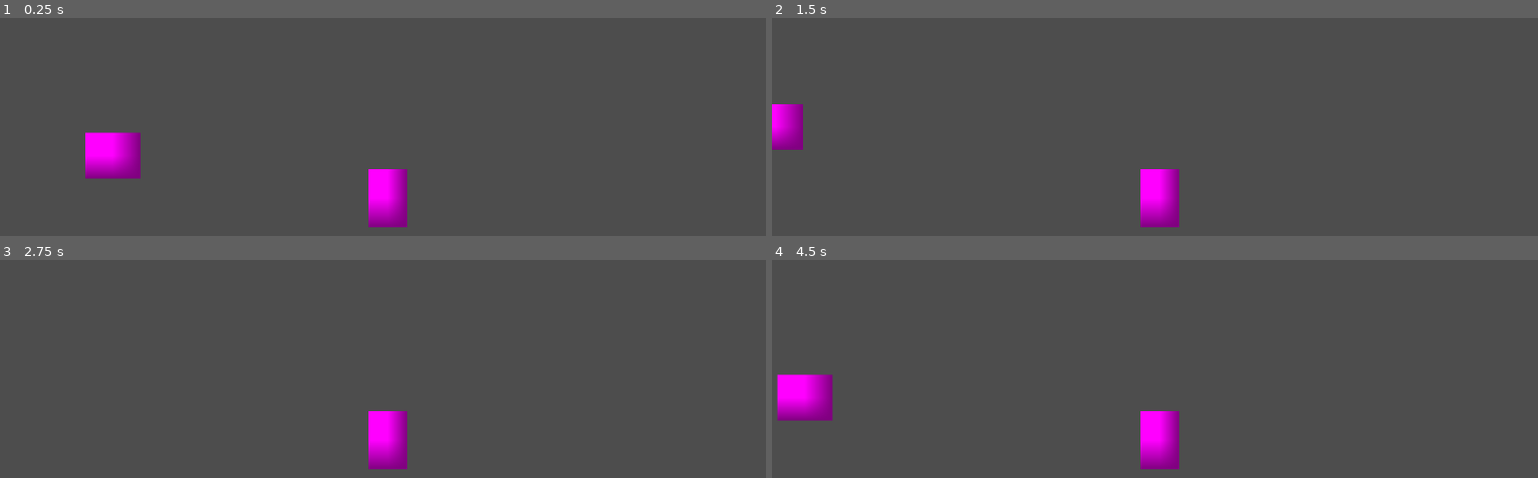
Above: before the commit, frames 1-4 (two rows, left to right).
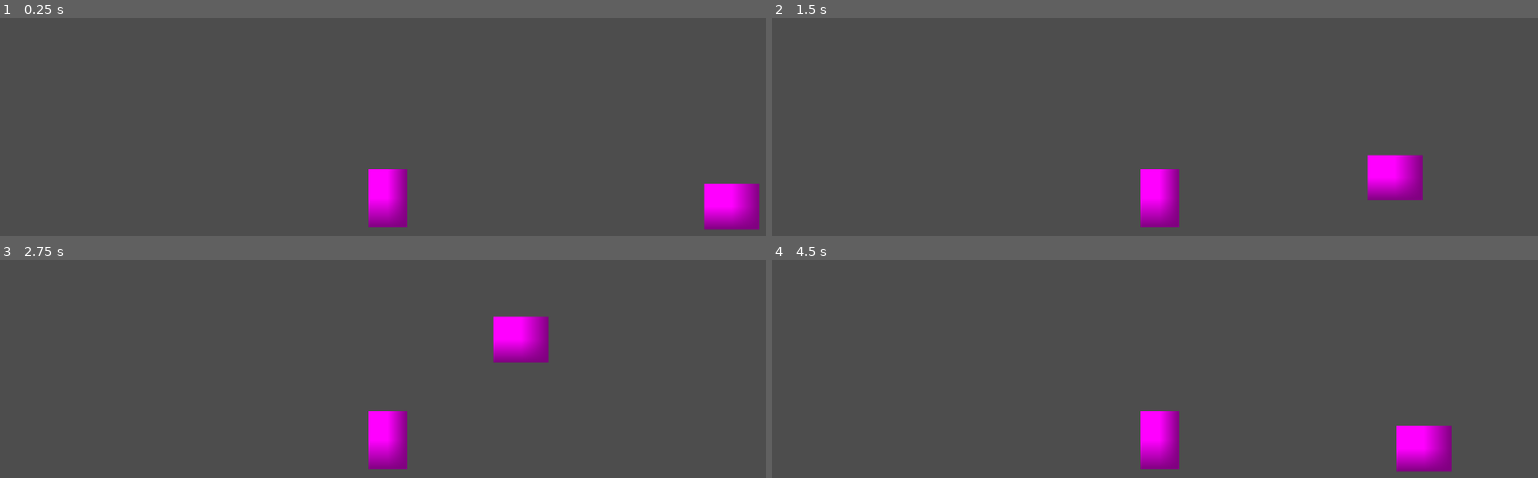
Above: after the commit, the same moments.

Repository: northstarstudios/almost
Game: Godot game, scene res://scenes/rooms/beginning/beginning_room.tscn
Two runs of this game, one before a commit and one after it. Both use one fixed random seed, a clock stepped at 60 frames per second and the inputs below. Before the commit the project starts from res://scenes/rooms/test-room/test_room.tscn.
Inputs:
- Up to frame 1 (0.25 s): no input
- Up to frame 2 (1.5 s): tap Enter (interact) at 0.5, 0.6, 1.35 s; hold D (move_right) 0.53-1.28 s; hold Down (move_down) from 1.28 s (still down)
- Up to frame 3 (2.75 s): release Down (move_down) at 2.03 s; hold D (move_right) from 2.03 s (still down); tap Enter (interact) at 2.1 s
- Up to frame 4 (4.5 s): release D (move_right) at 2.78 s; hold W (move_up) 2.78-3.53 s; tap Enter (interact) at 2.85, 3.6, 4.35 s; hold A (move_left) from 3.53 s (still down)

The runs differ from the first frame. In frame 1, 3.1% of the frame differs, in the area x 11-100%, y 52-98%; in frame 2, 2.4%; in frame 3, 1.5%; in frame 4, 3.1%, in the area x 0-89%, y 52-98%.

Commit message:
add dialogue box

Diff:
--- a/project.godot
+++ b/project.godot
@@ -11,7 +11,7 @@
 [application]
 
 config/name="almost"
-run/main_scene="uid://bdi1jj5lmc7m5"
+run/main_scene="uid://b0b8n1eukmy7o"
 config/features=PackedStringArray("4.4", "GL Compatibility")
 config/icon="res://icon.svg"
 
--- /dev/null
+++ b/scenes/rooms/beginning/beginning-room.tscn
@@ -0,0 +1,3 @@
+[gd_scene format=3 uid="uid://lxwtw4yh2v7p"]
+
+[node name="Beginning-room" type="Node2D"]
--- a/scenes/rooms/beginning/beginning_room.tscn
+++ b/scenes/rooms/beginning/beginning_room.tscn
@@ -10,11 +10,12 @@
 
 [node name="test_room" type="Node2D"]
 
-[node name="CharacterBody2D" parent="." instance=ExtResource("1_hyvfp")]
-position = Vector2(201, 50)
+[node name="CharacterBody2D" parent="." instance=ExtResource("1_0cb1q")]
+position = Vector2(108, 32)
 
 [node name="Note" type="Area2D" parent="." node_paths=PackedStringArray("message_label")]
-script = ExtResource("2_a6tm4")
+position = Vector2(418, 24)
+script = ExtResource("2_6pla5")
 message_label = NodePath("../MessageLabel")
 
 [node name="Sprite2D" type="Sprite2D" parent="Note"]
--- a/scenes/ui/dialogue_box.tscn
+++ b/scenes/ui/dialogue_box.tscn
@@ -1,3 +1,45 @@
-[gd_scene format=3 uid="uid://04n106rmghl6"]
+[gd_scene load_steps=4 format=3 uid="uid://04n106rmghl6"]
+
+[ext_resource type="FontFile" uid="uid://dbu28eutodp1l" path="res://assets/fonts/Pixelify_Sans/static/PixelifySans-SemiBold.ttf" id="1_4mjmi"]
+[ext_resource type="FontFile" uid="uid://cmttydh2xbtuj" path="res://assets/fonts/Pixelify_Sans/static/PixelifySans-Regular.ttf" id="2_daetb"]
+[ext_resource type="FontFile" uid="uid://x6s8am4a6n2f" path="res://assets/fonts/Pixelify_Sans/static/PixelifySans-Medium.ttf" id="3_h44io"]
 
 [node name="DialogueBox" type="CanvasLayer"]
+
+[node name="Panel" type="Panel" parent="."]
+offset_left = 32.0
+offset_top = 220.0
+offset_right = 608.0
+offset_bottom = 328.0
+
+[node name="MarginContainer" type="MarginContainer" parent="Panel"]
+layout_mode = 1
+anchors_preset = 15
+anchor_right = 1.0
+anchor_bottom = 1.0
+grow_horizontal = 2
+grow_vertical = 2
+theme_override_constants/margin_left = 16
+theme_override_constants/margin_top = 16
+theme_override_constants/margin_right = 16
+theme_override_constants/margin_bottom = 16
+
+[node name="VBoxContainer" type="VBoxContainer" parent="Panel/MarginContainer"]
+layout_mode = 2
+
+[node name="NameLabel" type="Label" parent="Panel/MarginContainer/VBoxContainer"]
+layout_mode = 2
+theme_type_variation = &"HeaderMedium"
+theme_override_fonts/font = ExtResource("1_4mjmi")
+text = "Guide"
+
+[node name="PromptLabel" type="Label" parent="Panel/MarginContainer/VBoxContainer"]
+layout_mode = 2
+theme_override_fonts/font = ExtResource("2_daetb")
+text = "Hello, I haven't seen you before."
+
+[node name="TextLabel" type="Label" parent="Panel/MarginContainer/VBoxContainer"]
+layout_mode = 2
+theme_override_fonts/font = ExtResource("3_h44io")
+text = "Press interact"
+horizontal_alignment = 1
Not shown, added: assets/fonts/Pixelify_Sans/OFL.txt
Binary file added: assets/fonts/Pixelify_Sans/PixelifySans-VariableFont_wght.ttf
Not shown, added: assets/fonts/Pixelify_Sans/PixelifySans-VariableFont_wght.ttf.import
Not shown, added: assets/fonts/Pixelify_Sans/README.txt
Binary file added: assets/fonts/Pixelify_Sans/static/PixelifySans-Bold.ttf
Not shown, added: assets/fonts/Pixelify_Sans/static/PixelifySans-Bold.ttf.import
Binary file added: assets/fonts/Pixelify_Sans/static/PixelifySans-Medium.ttf
Not shown, added: assets/fonts/Pixelify_Sans/static/PixelifySans-Medium.ttf.import
Binary file added: assets/fonts/Pixelify_Sans/static/PixelifySans-Regular.ttf
Not shown, added: assets/fonts/Pixelify_Sans/static/PixelifySans-Regular.ttf.import
Binary file added: assets/fonts/Pixelify_Sans/static/PixelifySans-SemiBold.ttf
Not shown, added: assets/fonts/Pixelify_Sans/static/PixelifySans-SemiBold.ttf.import
(and 5 more such lines)
